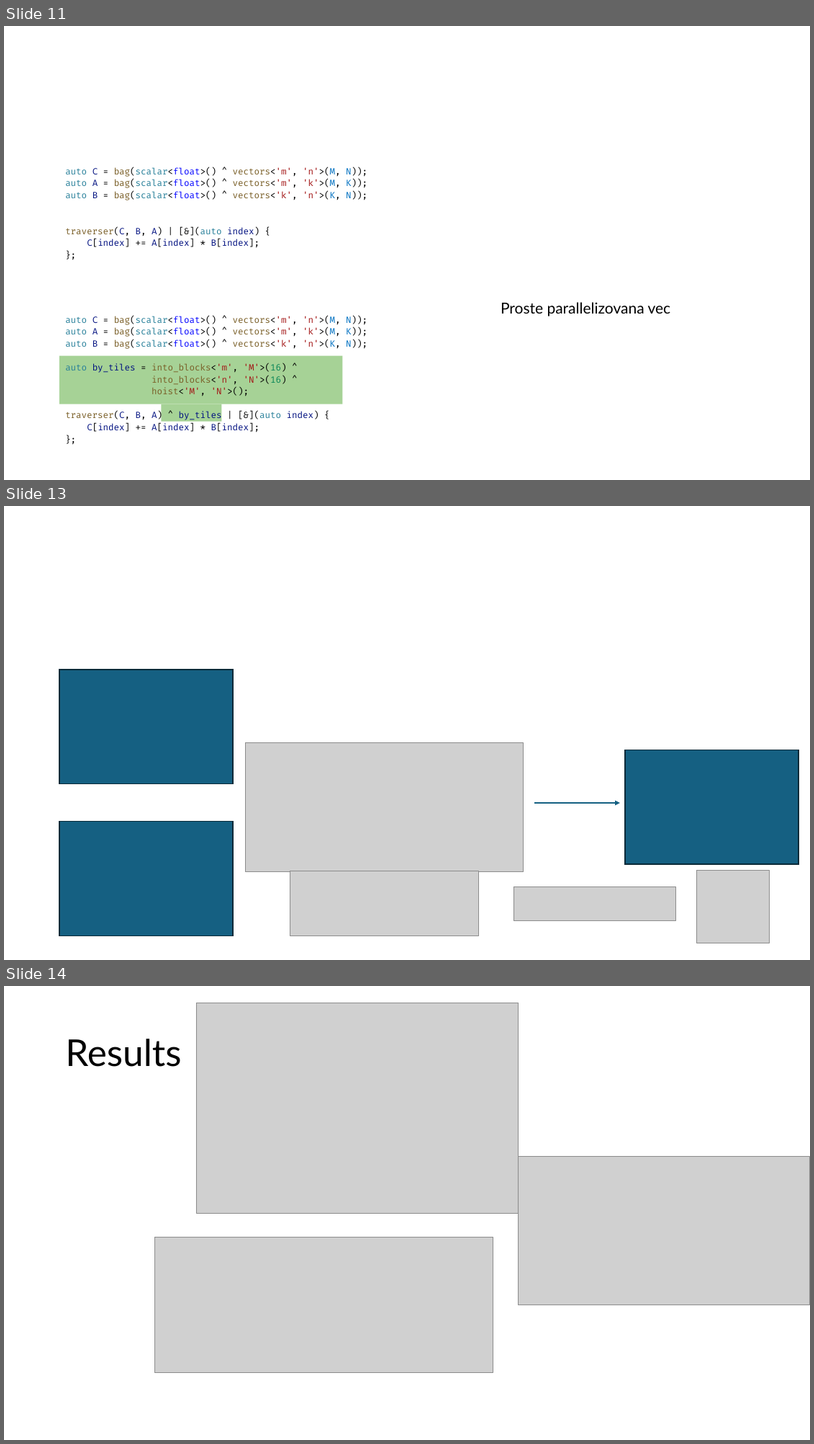
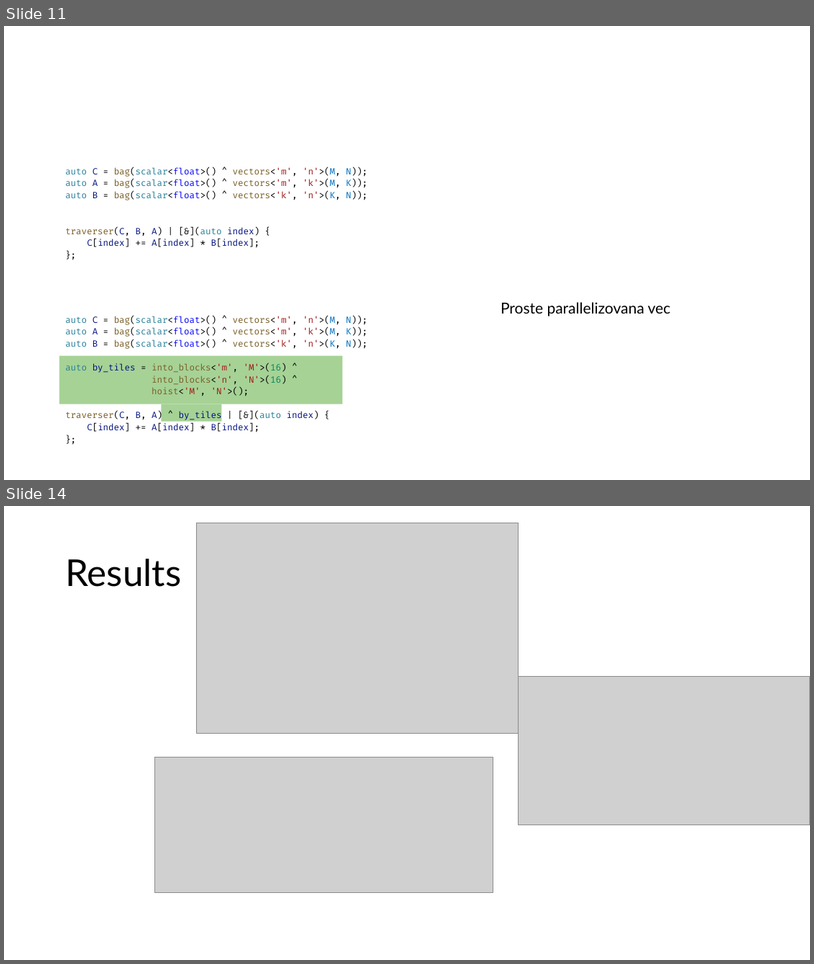
Before and after one commit to jiriklepl/phd-thesis, a slide deck: slides/Optimizing Memory Layouts and Traversal Orders in High-Performance Computing.pptx. Shown one above the other, each under a label of ours: slides 11, 13 and 14 before the commit, slides 11 and 14 after it; the slides between them are not shown. The pictures are 814x1444 and 814x964 pixels, drawn with LibreOffice and Linux fonts; fonts in the diff are those of the drawing; grey boxes stand for pictures. Boxes give left, top, right and bottom in pixels: in the first picture for what was removed or moved away, otherwise in the second. Text is boxed around its words. In the diff, an @@ line names an element or a change of style, - is before the commit and + after.

```diff
--- a/slides/Optimizing Memory Layouts and Traversal Orders in High-Performance Computing.pptx
+++ b/slides/Optimizing Memory Layouts and Traversal Orders in High-Performance Computing.pptx
@@ slide 13 removed at (4, 506, 810, 960), background #FFFFFF @@
@@ rectangle removed at (59, 669, 233, 784) @@
@@ picture removed at (245, 743, 524, 871) @@
@@ rectangle removed at (625, 750, 799, 864) @@
@@ arrow removed from (535, 803) to (620, 803) @@
@@ rectangle removed at (59, 821, 233, 936) @@
@@ picture removed at (290, 871, 479, 936) @@
@@ picture removed at (697, 870, 769, 943) @@
@@ picture removed at (514, 886, 676, 921) @@
```
Also in this commit, not shown: 1 slide changed, 1 slide added, 5 other slides removed.
